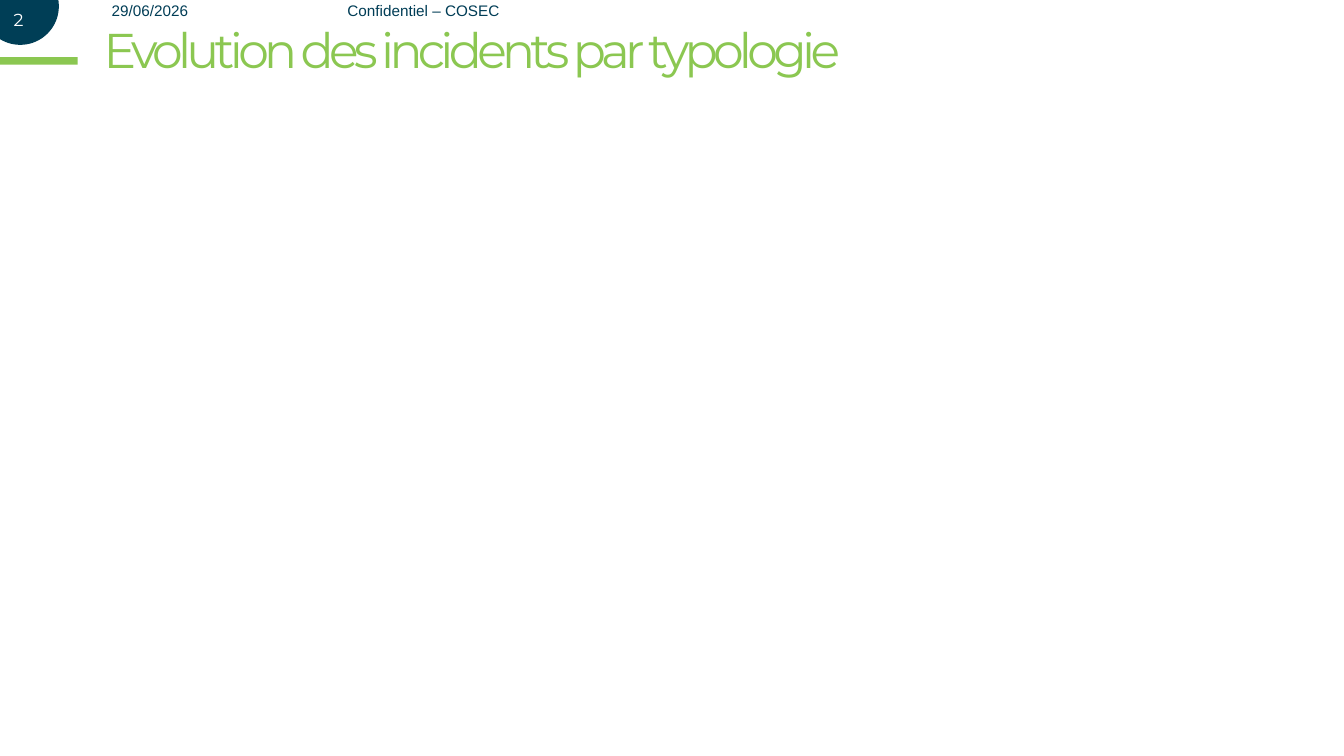
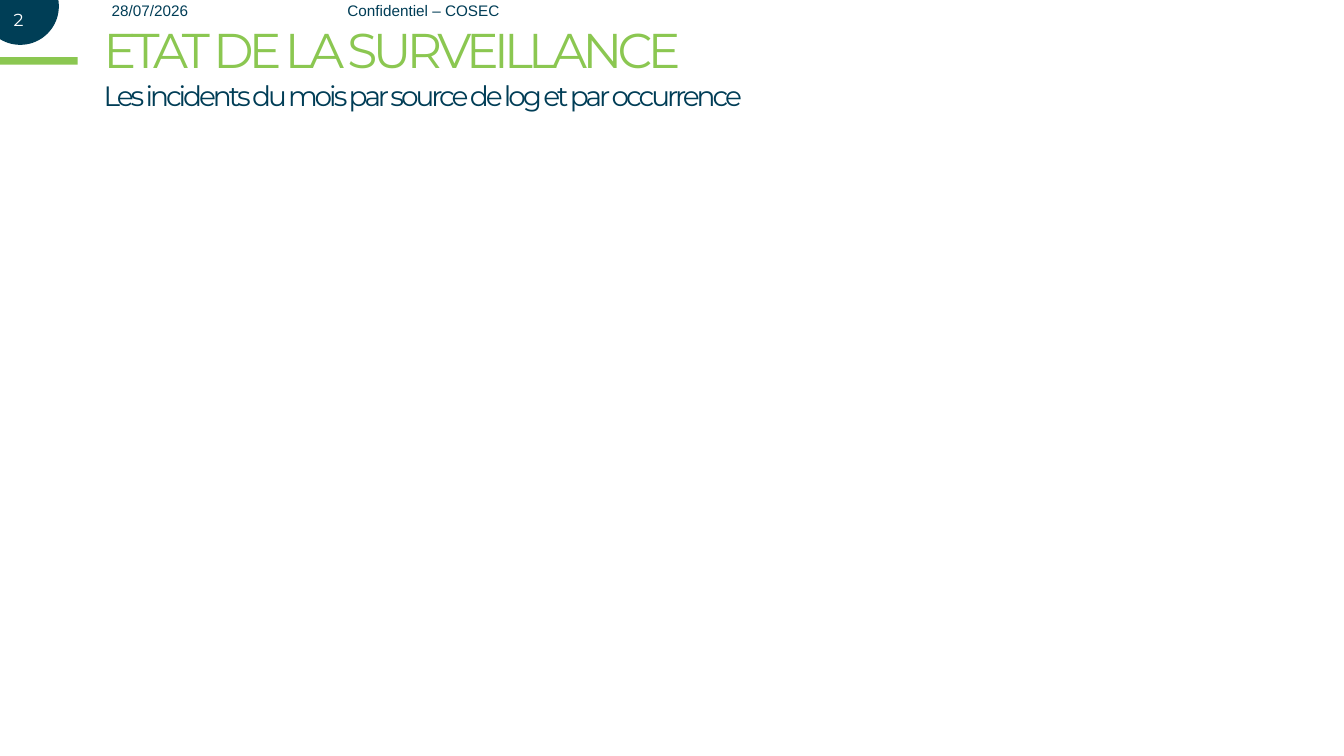
Before and after one commit to SAUKSIKMA/KOSEK, a slide deck: slide 2 of template_slide.pptx. Drawn at 1344x756 pixels with LibreOffice and Linux fonts; fonts in the diff are those of the drawing. Boxes give left, top, right and bottom in pixels: in the first picture for what was removed or moved away, otherwise in the second. Text is boxed around its words. In the diff, an @@ line names an element or a change of style, - is before the commit and + after.

Commit message:
Regroupement des typologies Pureview + changement des titres

```diff
--- a/template_slide.pptx
+++ b/template_slide.pptx
@@ text at bbox=[112, 5, 188, 16]: text changed @@
-29/06/2026
+28/07/2026
@@ text at bbox=[104, 33, 680, 69]: text changed @@
-Evolution des incidents par typologie
+ETAT DE LA SURVEILLANCE
@@ text added at bbox=[104, 85, 742, 112], 33 pt, text #003D56 @@
+Les incidents du mois par source de log et par occurrence
```
Also in this commit, not shown: 5 other slides changed, 7 other files.
